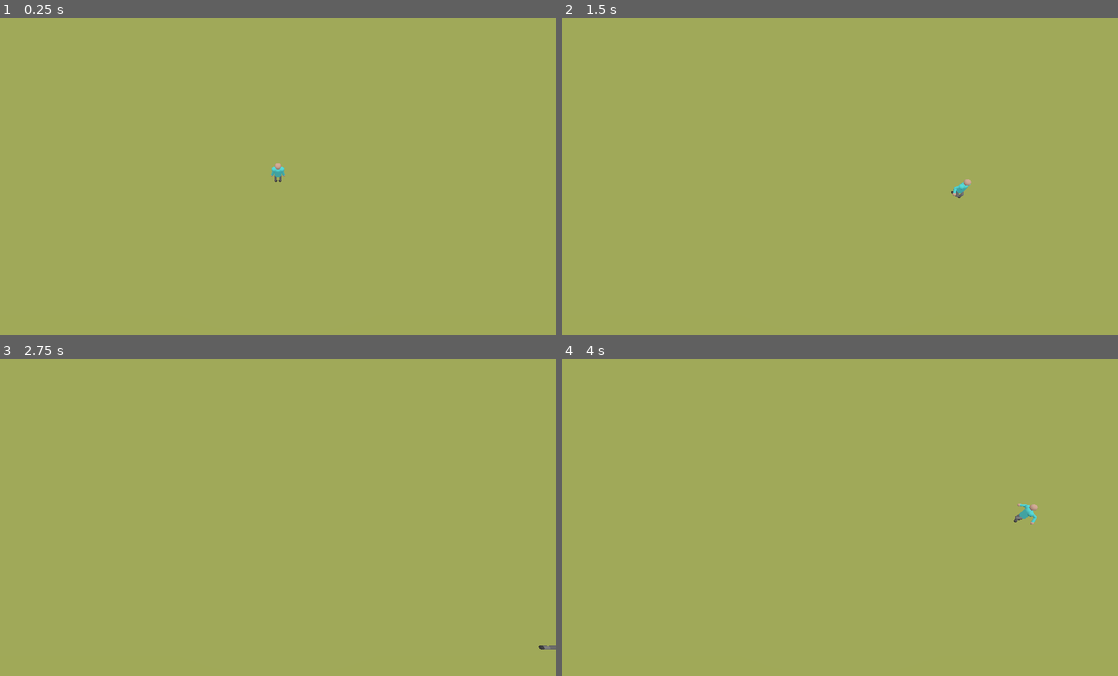
Above: before the commit, frames 1-4 (two rows, left to right).
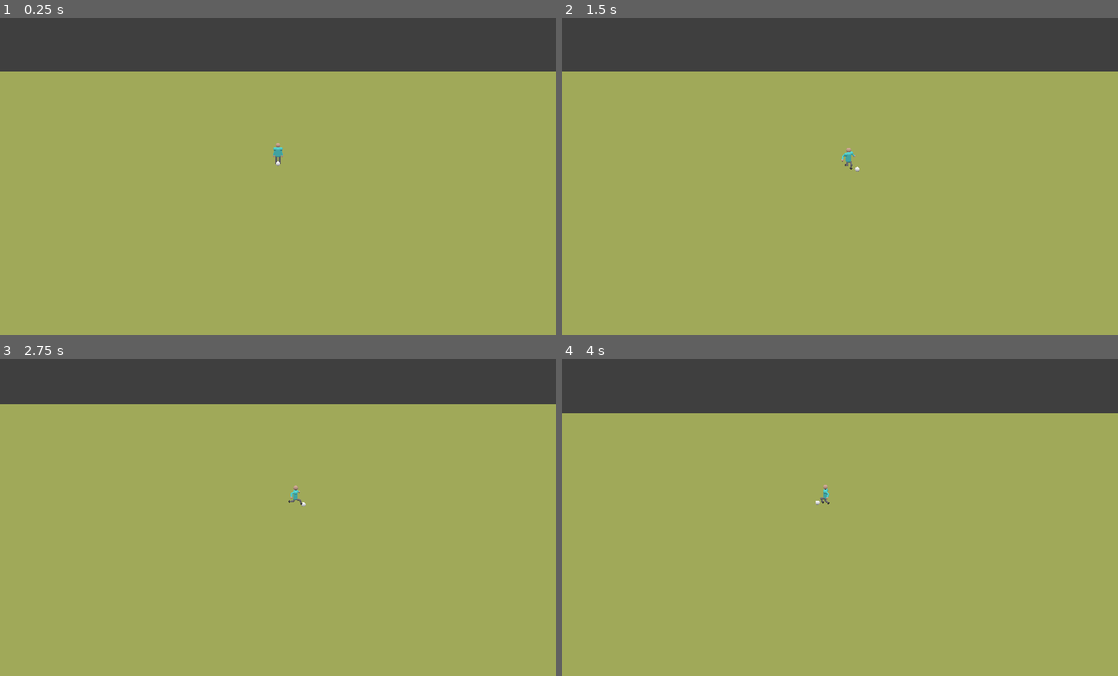
Above: after the commit, the same moments.

Repository: ogilliland/football-game
Game: Godot game, scene res://scenes/game.tscn
Same seed, same stepped clock (60 frames per second), same inputs: the game is played once before the commit and once after it.
Inputs:
- Up to frame 1 (0.25 s): no input
- Up to frame 2 (1.5 s): tap Enter at 0.5 s; hold D (move_right) 0.53-1.28 s; hold S (move_down) from 1.28 s (still down)
- Up to frame 3 (2.75 s): release S (move_down) at 2.03 s; hold D (move_right) from 2.03 s (still down)
- Up to frame 4 (4 s): release D (move_right) at 2.78 s; hold W (move_up) 2.78-3.53 s; hold A (move_left) from 3.53 s (still down)

The runs differ from the first frame. In frame 1, 17% of the frame differs, in the area x 0-100%, y 0-52%; in frame 2, 17%; in frame 3, 14%; in frame 4, 17%, in the area x 0-100%, y 0-53%.

Commit message:
Camera follows ball

Diff:
--- a/animations/idle.tres
+++ b/animations/idle.tres
@@ -50,3 +50,15 @@
 "update": 0,
 "values": [ Vector3( 0.25, 0.45, 0 ) ]
 }
+tracks/4/type = "value"
+tracks/4/path = NodePath("BallTarget:translation")
+tracks/4/interp = 1
+tracks/4/loop_wrap = true
+tracks/4/imported = false
+tracks/4/enabled = true
+tracks/4/keys = {
+"times": PoolRealArray( 0 ),
+"transitions": PoolRealArray( 1 ),
+"update": 0,
+"values": [ Vector3( 0, 0, 0.25 ) ]
+}
--- a/animations/run.tres
+++ b/animations/run.tres
@@ -52,3 +52,15 @@
 "update": 0,
 "values": [ Vector3( 0.25, 0.5, 0 ), Vector3( 0.25, 0.625, 0.25 ), Vector3( 0.25, 0.5, 0 ), Vector3( 0.25, 0.625, -0.25 ) ]
 }
+tracks/4/type = "value"
+tracks/4/path = NodePath("BallTarget:translation")
+tracks/4/interp = 1
+tracks/4/loop_wrap = true
+tracks/4/imported = false
+tracks/4/enabled = true
+tracks/4/keys = {
+"times": PoolRealArray( 0 ),
+"transitions": PoolRealArray( 1 ),
+"update": 0,
+"values": [ Vector3( 0, 0, 1 ) ]
+}
--- a/scenes/character.tscn
+++ b/scenes/character.tscn
@@ -111,6 +111,18 @@
 "transitions": PoolRealArray( 1 ),
 "update": 0,
 "values": [ Vector3( 0, -180, -10 ) ]
+}
+tracks/6/type = "value"
+tracks/6/path = NodePath("BallTarget:translation")
+tracks/6/interp = 1
+tracks/6/loop_wrap = true
+tracks/6/imported = false
+tracks/6/enabled = true
+tracks/6/keys = {
+"times": PoolRealArray( 0 ),
+"transitions": PoolRealArray( 1 ),
+"update": 0,
+"values": [ Vector3( 0, 0, 0.25 ) ]
 }
 
 [sub_resource type="AnimationNodeBlend2" id=23]
@@ -166,6 +178,9 @@
 transform = Transform( 1, 0, 0, 0, -4.37114e-08, 1, 0, -1, -4.37114e-08, 0, 0.625, 0 )
 shape = SubResource( 32 )
 
+[node name="BallTarget" type="Position3D" parent="."]
+transform = Transform( 1, 0, 0, 0, 1, 0, 0, 0, 1, 0, 0, 0.25 )
+
 [node name="Body" type="Spatial" parent="."]
 
 [node name="BodyMesh" type="MeshInstance" parent="Body"]
--- a/scenes/game.tscn
+++ b/scenes/game.tscn
@@ -1,25 +1,46 @@
-[gd_scene load_steps=4 format=2]
+[gd_scene load_steps=8 format=2]
 
 [ext_resource path="res://scenes/character.tscn" type="PackedScene" id=1]
+[ext_resource path="res://scripts/ball.gd" type="Script" id=2]
+[ext_resource path="res://scripts/camera.gd" type="Script" id=3]
 
 [sub_resource type="PlaneMesh" id=1]
-size = Vector2( 60, 30 )
+size = Vector2( 90, 45 )
 
 [sub_resource type="SpatialMaterial" id=2]
 albedo_color = Color( 0.639216, 0.678431, 0.345098, 1 )
 
+[sub_resource type="SphereMesh" id=3]
+radius = 0.125
+height = 0.25
+
+[sub_resource type="SpatialMaterial" id=4]
+
 [node name="Game" type="Spatial"]
-
-[node name="Camera" type="Spatial" parent="."]
-
-[node name="PivotOffset" type="Spatial" parent="Camera"]
-transform = Transform( 1, 0, 0, 0, 0.5, 0.866025, 0, -0.866025, 0.5, 0, 0, 0 )
-
-[node name="Camera" type="Camera" parent="Camera/PivotOffset"]
-transform = Transform( 1, 0, 0, 0, 1, 0, 0, 0, 1, 0, 0, 10 )
-
-[node name="Character" parent="." instance=ExtResource( 1 )]
 
 [node name="Floor" type="MeshInstance" parent="."]
 mesh = SubResource( 1 )
 material/0 = SubResource( 2 )
+
+[node name="Character" parent="." instance=ExtResource( 1 )]
+
+[node name="Ball" type="Spatial" parent="."]
+transform = Transform( 1, 0, 0, 0, 1, 0, 0, 0, 1, 0, 0, 0.5 )
+script = ExtResource( 2 )
+
+[node name="MeshInstance" type="MeshInstance" parent="Ball"]
+transform = Transform( 1, 0, 0, 0, 1, 0, 0, 0, 1, 0, 0.125, 0 )
+mesh = SubResource( 3 )
+material/0 = SubResource( 4 )
+
+[node name="Camera" type="Spatial" parent="."]
+script = ExtResource( 3 )
+target_path = NodePath("../Ball")
+
+[node name="PivotOffset" type="Spatial" parent="Camera"]
+transform = Transform( 1, 0, 0, 0, 0.866025, 0.5, 0, -0.5, 0.866025, 0, -1, 0 )
+
+[node name="Camera" type="Camera" parent="Camera/PivotOffset"]
+transform = Transform( 1, 0, 0, 0, 1, 0, 0, 0, 1, 0, 0, 20 )
+fov = 50.0
+size = 20.0
--- /dev/null
+++ b/scripts/ball.gd
@@ -0,0 +1,13 @@
+extends Spatial
+
+var target: Node
+var target_pos: Vector3
+
+func _ready() -> void:
+	target = get_node("../Character").ball_target
+
+func _physics_process(delta: float) -> void:
+	if target:
+		target_pos = target.global_transform.origin
+
+	translation = lerp(translation, target_pos, 10.0*delta)
--- /dev/null
+++ b/scripts/camera.gd
@@ -0,0 +1,19 @@
+extends Spatial
+
+export var target_path: NodePath
+var target_pos: Vector3
+
+const MIN_Z: float = -15.0
+const MAX_Z: float = 15.0
+const MIN_X: float = -40.0
+const MAX_X: float = 40.0
+
+func _physics_process(delta: float) -> void:
+	var target = get_node(target_path)
+	if target:
+		target_pos = target.global_transform.origin
+		target_pos.x = clamp(target_pos.x, MIN_X, MAX_X)
+		target_pos.y = 0
+		target_pos.z = clamp(target_pos.z, MIN_Z, MAX_Z)
+
+	translation = lerp(translation, target_pos, 4.0*delta)
--- a/scripts/character.gd
+++ b/scripts/character.gd
@@ -5,6 +5,7 @@
 const FRICTION: float = 8.0
 
 onready var animation_tree = $AnimationTree
+onready var ball_target = $BallTarget
 
 var velocity: Vector3
 
